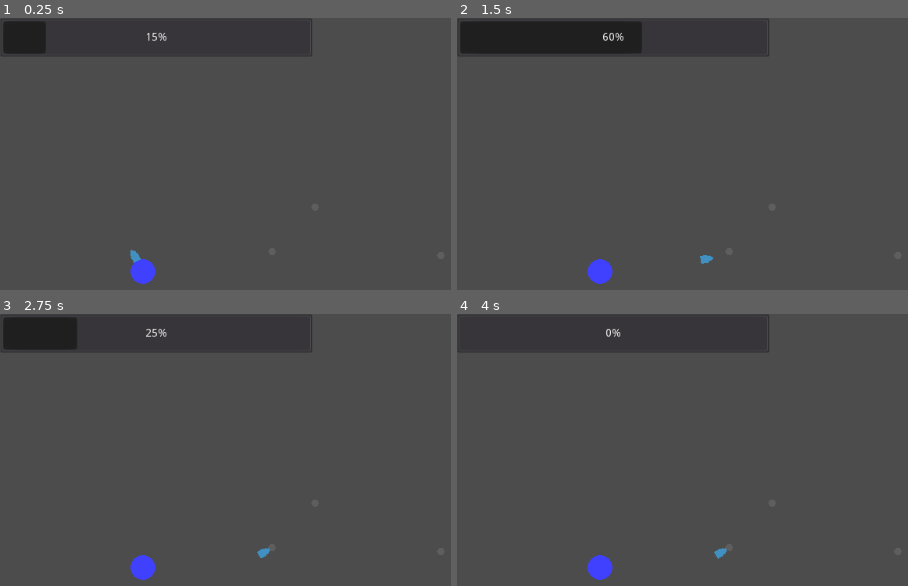
Above: before the commit, frames 1-4 (two rows, left to right).
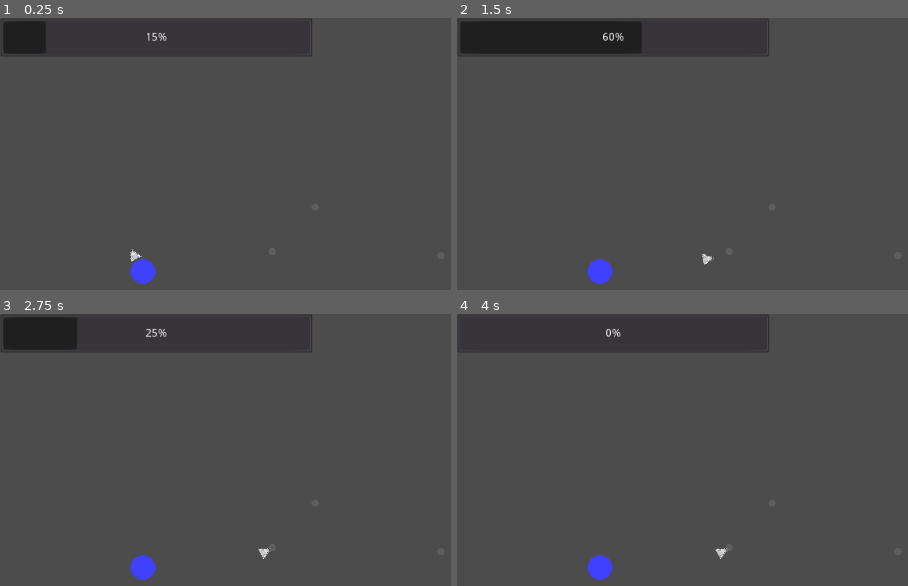
Above: after the commit, the same moments.

Repository: MariusBP/SpacePuzzle
Game: Godot game, scene res://Maps/Demo.tscn
The game is run twice, just before and just after one commit, with the same random seed, the same clock (stepped at 60 frames per second) and the same inputs.
Inputs (mouse positions are in pixels of both pictures, inside the frame that each line leads up to):
- Up to frame 1 (0.25 s): no input
- Up to frame 2 (1.5 s): move the mouse to (outside the picture) at 0.52 s; press the mouse at (outside the picture) at 0.53 s; move the mouse to (696, 276) at 1.27 s; release the mouse at (696, 276) at 1.28 s; right-click (696, 276) at 1.35 s
- Up to frame 3 (2.75 s): tap Enter at 2 s; move the mouse to (outside the picture) at 2.02 s; press the mouse at (outside the picture) at 2.03 s
- Up to frame 4 (4 s): move the mouse to (outside the picture) at 2.77 s; release the mouse at (outside the picture) at 2.78 s; right-click (outside the picture) at 2.85 s; tap Space at 3.5 s; move the mouse to (outside the picture) at 3.52 s; press the mouse at (outside the picture) at 3.53 s

The runs differ from the first frame. In frame 1, less than 0.1% of the frame differs, in the area x 28-32%, y 84-91%; in frame 2, less than 0.1%; in frame 3, less than 0.1%; in frame 4, less than 0.1%.

Commit message:
added assets to project folder

Diff:
--- a/Player/Player.tscn
+++ b/Player/Player.tscn
@@ -1,6 +1,6 @@
 [gd_scene load_steps=5 format=2]
 
-[ext_resource path="res://Player/RocketBlue.png" type="Texture" id=1]
+[ext_resource path="res://Player/Spaceship.png" type="Texture" id=1]
 [ext_resource path="res://Player/Player.gd" type="Script" id=2]
 [ext_resource path="res://Player/Stats.tscn" type="PackedScene" id=3]
 
@@ -14,6 +14,7 @@
 [node name="RocketBlue" type="Sprite" parent="."]
 rotation = 1.5708
 texture = ExtResource( 1 )
+hframes = 24
 
 [node name="CollisionShape2D" type="CollisionShape2D" parent="."]
 rotation = 1.5708
Binary file added: Assets/Sprites/AsteroidGrey.aseprite
Binary file added: Assets/Sprites/AsteroidGrey.png
Binary file added: Assets/Sprites/PlanetBlue.aseprite
Binary file added: Assets/Sprites/PlanetBlue.png
Binary file added: Assets/Sprites/PlanetGreen.aseprite
Binary file added: Assets/Sprites/PlanetGreen.png
Binary file added: Assets/Sprites/PlanetGrey.aseprite
Binary file added: Assets/Sprites/PlanetGrey.png
Binary file added: Assets/Sprites/RocketBlue.aseprite
Binary file added: Assets/Sprites/RocketBlue.png
Binary file added: Assets/Sprites/RocketRed.aseprite
Binary file added: Assets/Sprites/RocketRed.png
(and 4 more such lines)
